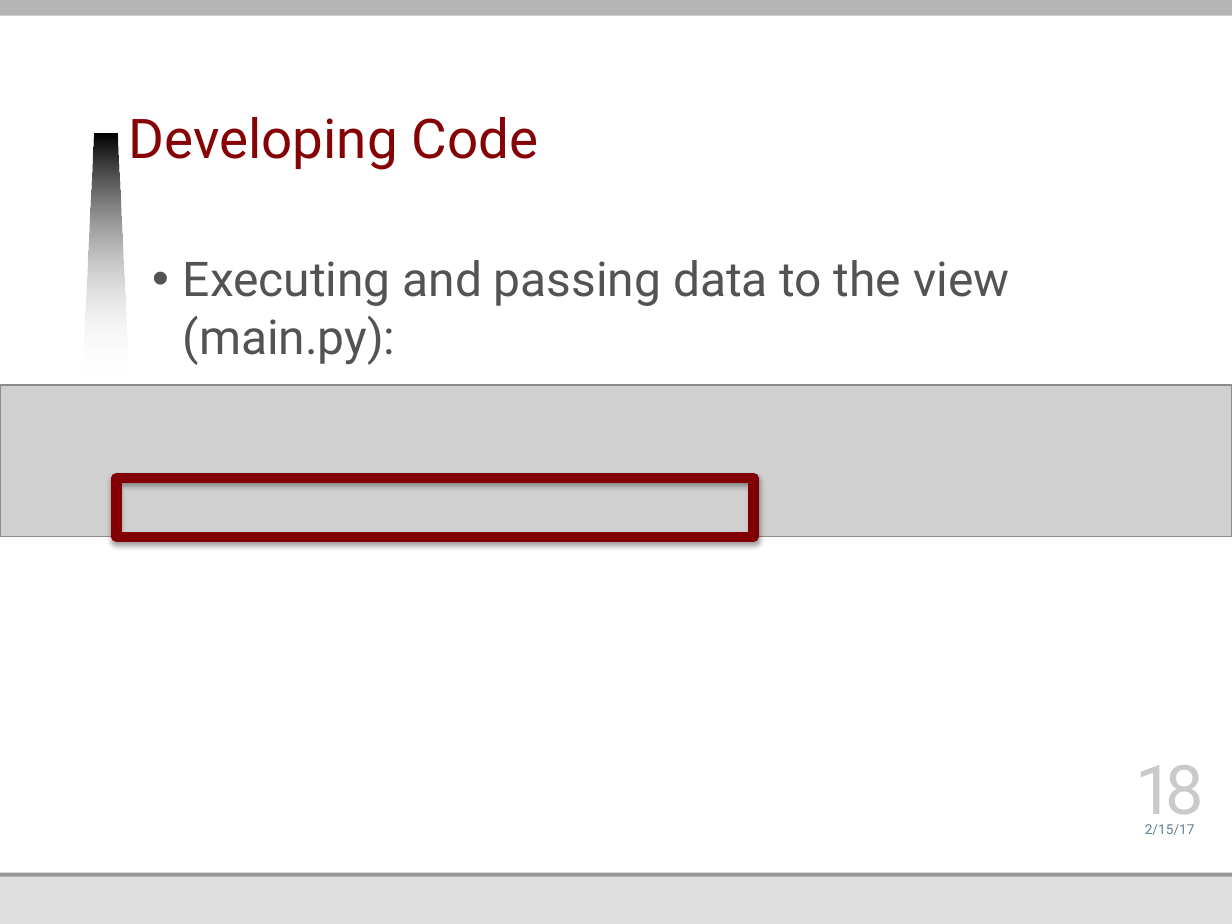
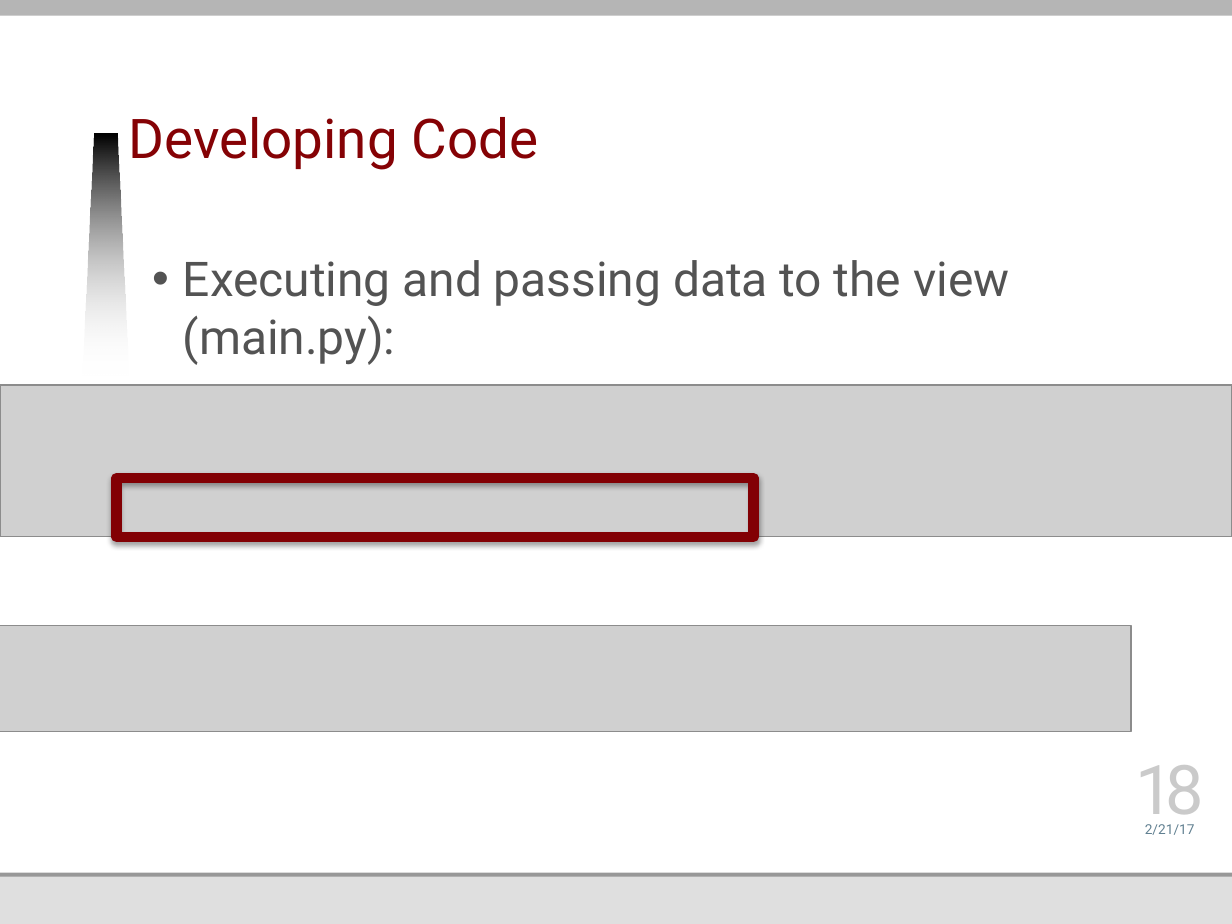
Before and after one commit to jmankoff/data, a slide deck: slide 18 of Lectures/Byte 3 Mobile Part 2.pptx. Drawn at 1232x924 pixels with LibreOffice and Linux fonts; fonts in the diff are those of the drawing; grey boxes stand for pictures; background and template pictures are left out. Boxes give left, top, right and bottom in pixels: in the first picture for what was removed or moved away, otherwise in the second. Text is boxed around its words. In the diff, an @@ line names an element or a change of style, - is before the commit and + after.

```diff
--- a/Lectures/Byte 3 Mobile Part 2.pptx
+++ b/Lectures/Byte 3 Mobile Part 2.pptx
@@ picture added at bbox=[0, 626, 1131, 732] @@
@@ text at bbox=[1145, 824, 1195, 835]: text changed @@
-2/15/17
+2/21/17
```
Also in this commit, not shown: 21 other slides changed, 1 slide added, 2 other files.
